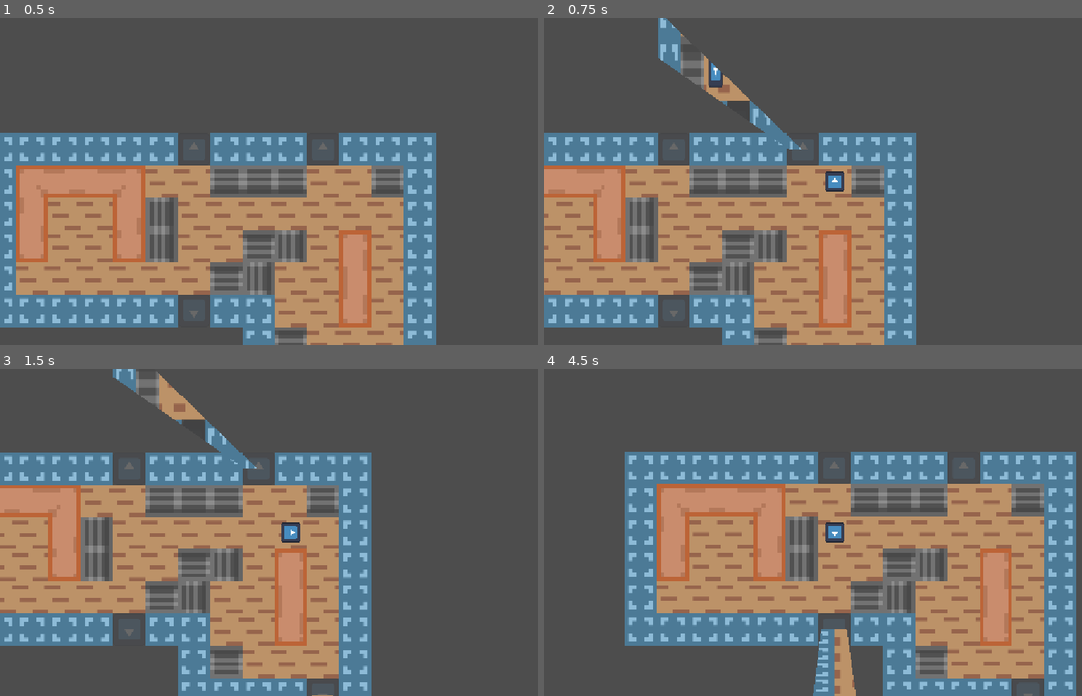
Above: before the commit, frames 1-4 (two rows, left to right).
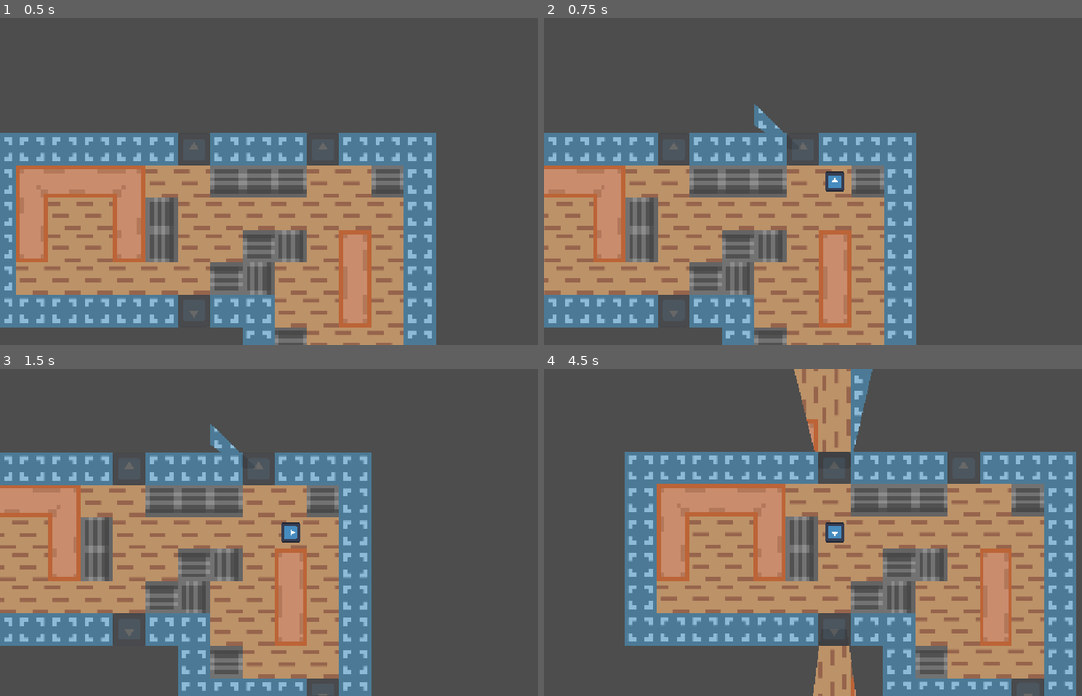
Above: after the commit, the same moments.

Repository: EfficiencySimplicity/godot-level-playground
Game: Godot game, scene res://Scenes/testing_ground.tscn
The game is run twice, just before and just after one commit, with the same random seed, the same clock (stepped at 60 frames per second) and the same inputs. The engine's default icon, where the game draws it, is replaced by a stand-in: a white triangle on a blue panel in a dark square.
Inputs:
- Up to frame 1 (0.5 s): no input
- Up to frame 2 (0.75 s): tap Enter at 0.5 s; hold Right (Right) from 0.53 s (still down); hold Up (Movement) from 0.53 s (still down)
- Up to frame 3 (1.5 s): tap Space at 1.25 s; release Right (Right) at 1.28 s; release Up (Movement) at 1.28 s; hold Down (Down) from 1.28 s (still down); tap Up (Movement) at 1.35 s
- Up to frame 4 (4.5 s): tap Enter at 2, 3.5 s; release Down (Down) at 2.03 s; hold Up (Movement) 2.03-2.78 s; hold Right (Right) 2.03-3.53 s; tap Space at 2.75, 4.25 s; tap Up (Movement) at 2.85, 4.35 s; hold Up (Movement) 3.53-4.28 s; hold Left (Left) from 3.53 s (still down)

Frame 1 is identical in both runs. In frame 2, 1.5% of the frame differs, in the area x 21-48%, y 0-41%; in frame 3, 1.2%; in frame 4, 3.7%, in the area x 46-62%, y 0-100%.

Commit message:
connected to right rooms

Diff:
--- a/Scripts/level_generator.gd
+++ b/Scripts/level_generator.gd
@@ -11,6 +11,7 @@
 
 #var global_solids: MapLayer
 var door_portals: Array[Door]
+var rooms: Array[RoomGenerator]
 
 func get_next_move_orientation(object: Node2D):
 	var obj_orientation = Orientation.from_object(object)
@@ -30,7 +31,7 @@
 func _ready():
 	Utils.test_angle_comparisons()
 	var grid_width = int(floor(sqrt(num_rooms)))
-	var rooms = []
+	rooms = []
 
 	for i in num_rooms:
 		var x = i % grid_width
--- a/Scripts/portal_origin.gd
+++ b/Scripts/portal_origin.gd
@@ -12,7 +12,9 @@
 		print("No current room to gen portals from!")
 		return
 
-	var global_mesh_pool = MeshPool.new()
+	var mesh_pools: Dictionary[RoomGenerator, MeshPool] = {}
+	for room in get_tree().current_scene.rooms:
+		mesh_pools[room] = MeshPool.new()
 
 	for door in current_room.doors:
 
@@ -27,6 +29,9 @@
 		var out_normal = door.get_normal() * -1
 		# from you to the door-line
 		var distance = (door.get_start() - global_position).dot(out_normal)
+		if distance < 1:
+			get_parent().global_position -= out_normal * (1 - distance)
+			distance = 1
 
 		if end_angle < start_angle:
 			end_angle += 360
@@ -84,9 +89,10 @@
 			door.other
 		)
 
-		global_mesh_pool = MeshPool.combine([global_mesh_pool, mesh_pool])
-
-	current_room.render_mesh.set_mesh(global_mesh_pool.to_mesh(ArrayMesh.new()))
+		mesh_pools[door.other.room] = MeshPool.combine([mesh_pools[door.other.room], mesh_pool])
+
+	for room in mesh_pools:
+		room.render_mesh.set_mesh(mesh_pools[room].to_mesh(ArrayMesh.new()))
 
 
 #func _draw():
